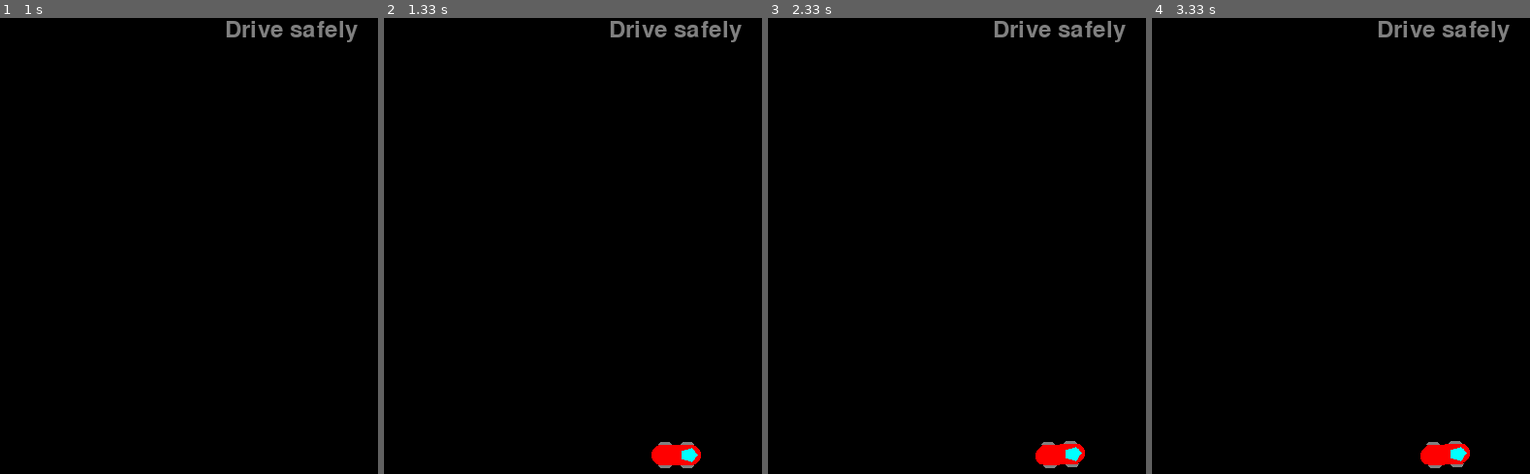
Above: before the commit, frames 1-4 (left to right).
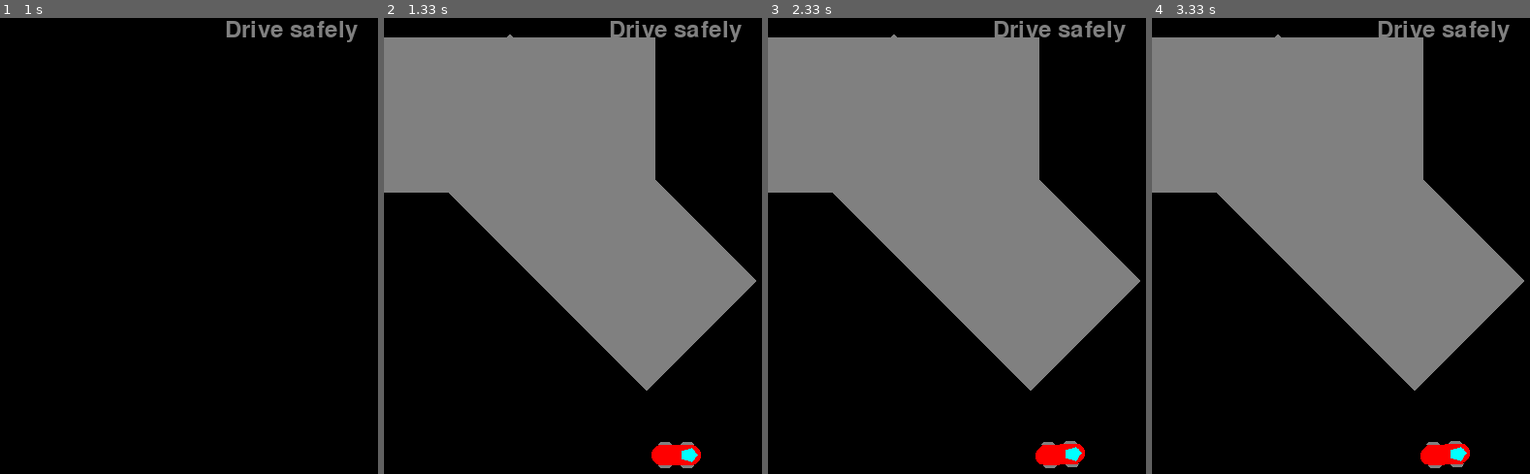
Above: after the commit, the same moments.

Repository: Pitrified/snippet
Game: pygame game, started from racer/racer_main.py
Same seed, same stepped clock (60 frames per second), same inputs: the game is played once before the commit and once after it.
Inputs:
- Up to frame 1 (1 s): hold W from 0.83 s (still down)
- Up to frame 2 (1.33 s): release W at 1.3 s
- Up to frame 3 (2.33 s): hold A from 1.83 s (still down)
- Up to frame 4 (3.33 s): release A at 2.37 s; hold A 2.4-3 s; tap X at 2.47 s; tap Z at 2.55 s

Frame 1 is identical in both runs. In frame 2, 43% of the frame differs, in the area x 0-99%, y 3-82%; in frame 3, 43%; in frame 4, 43%.

Commit message:
Racer: Add working segments to road

Diff:
--- a/racer/racer_main.py
+++ b/racer/racer_main.py
@@ -104,7 +104,7 @@
     # Prepare Game Objects
     clock = pygame.time.Clock()
     racer = Racer(out_file_sprite, field_wid // 2, field_hei // 2)
-    rmap = RacingMap()
+    rmap = RacingMap(field_wid, field_hei)
     allsprites = pygame.sprite.RenderPlain((racer, rmap))
 
     # Main Loop
--- a/racer/racer_map.py
+++ b/racer/racer_map.py
@@ -2,7 +2,14 @@
 
 from timeit import default_timer as timer
 
+from PIL import Image
+from PIL import ImageDraw
+
 from pygame.sprite import Group
+from pygame.sprite import Sprite
+from pygame.transform import rotate
+
+from utils import load_image
 
 
 class RacingMap(Group):
@@ -11,8 +18,69 @@
     Should be easy to do collision detection
     """
 
-    def __init__(self):
+    def __init__(self, field_wid, field_hei):
         logg = logging.getLogger(f"c.{__name__}.__init__")
         logg.debug(f"Start init")
+        super().__init__()
 
+        self.field_wid = field_wid
+        self.field_hei = field_hei
+
+        self.out_file_road = "road.bmp"
+        self._create_road_segment()
+
+        #  self.orig_image, self.rect = load_image(self.out_file_road)
+
+        # direction, centerx, centery
+        self.seg_info = [[0, 100, 100], [45, 200, 200]]
+        self.segments = {}
+        self.num_segments = len(self.seg_info)
+
+        # create the various segments
+        for i in range(self.num_segments):
+            #  self.seg_img[i], self.seg_rect[i] = Segment(self.out_file_road)
+            direction, cx, cy = self.seg_info[i]
+            self.segments[i] = Segment(self.out_file_road, direction, cx, cy)
+            self.add(self.segments[i])
+
+    def _create_road_segment(self):
+        """Create the bmp for a road segment
+        """
+        logg = logging.getLogger(f"c.{__name__}._create_road_segment")
+
+        self.size = 6 * 60, 4 * 40
+        img1 = Image.new("RGBA", self.size, "grey")
+        draw = ImageDraw.Draw(img1)
+        line_wid = 2
+        mid_hei = self.size[1] // 2
+        #  draw.rectangle(
+        #  ((0, mid_hei - line_wid), (self.size[0], mid_hei + line_wid)),
+        #  fill="lightgrey",
+        #  )
+
+        img1.save(self.out_file_road, "bmp")
+
+
+class Segment(Sprite):
+    """A single segment of road
+    """
+
+    def __init__(self, out_file_road, direction, cx, cy):
+        logg = logging.getLogger(f"c.{__name__}.__init__")
+        logg.debug(f"Start init")
         super().__init__()
+
+        self.out_file_road = out_file_road
+        self.orig_image, self.rect = load_image(self.out_file_road)
+
+        self.direction = direction
+        self.cx = cx
+        self.cy = cy
+
+        self.rotate_image(self.direction)
+
+    def rotate_image(self, direction):
+        """Rotate the image segment
+        """
+        self.image = rotate(self.orig_image, 360 - direction)
+        self.rect = self.image.get_rect(center=(self.cx, self.cy))
--- a/racer/racer_racer.py
+++ b/racer/racer_racer.py
@@ -22,7 +22,7 @@
     Will be rewritten as proper gym env
     """
 
-    def __init__(self, out_file_sprite, pos_x, pos_y, direction=0):
+    def __init__(self, out_file_car, pos_x, pos_y, direction=0):
         logg = logging.getLogger(f"c.{__name__}.__init__")
         logg.debug(f"Start init")
 
@@ -44,10 +44,10 @@
         # viscous drag coefficient
         self.drag_coeff = 0.5
 
-        self.out_file_sprite = out_file_sprite
+        self.out_file_car = out_file_car
         # image and rect are used by allsprites.draw
         self._create_car_image()
-        self.orig_image, self.rect = load_image(self.out_file_sprite)
+        self.orig_image, self.rect = load_image(self.out_file_car)
         self._rotate_car_image()
         logg.debug(f"Rect di car {self.rect}")
 
@@ -181,7 +181,7 @@
         )
 
         # MAYBE can the saving be avoided
-        img1.save(self.out_file_sprite, "bmp")
+        img1.save(self.out_file_car, "bmp")
 
     def _draw_oval(self, draw, top, left, width, length, color):
         """draw an oval, top left is for the rectangle
